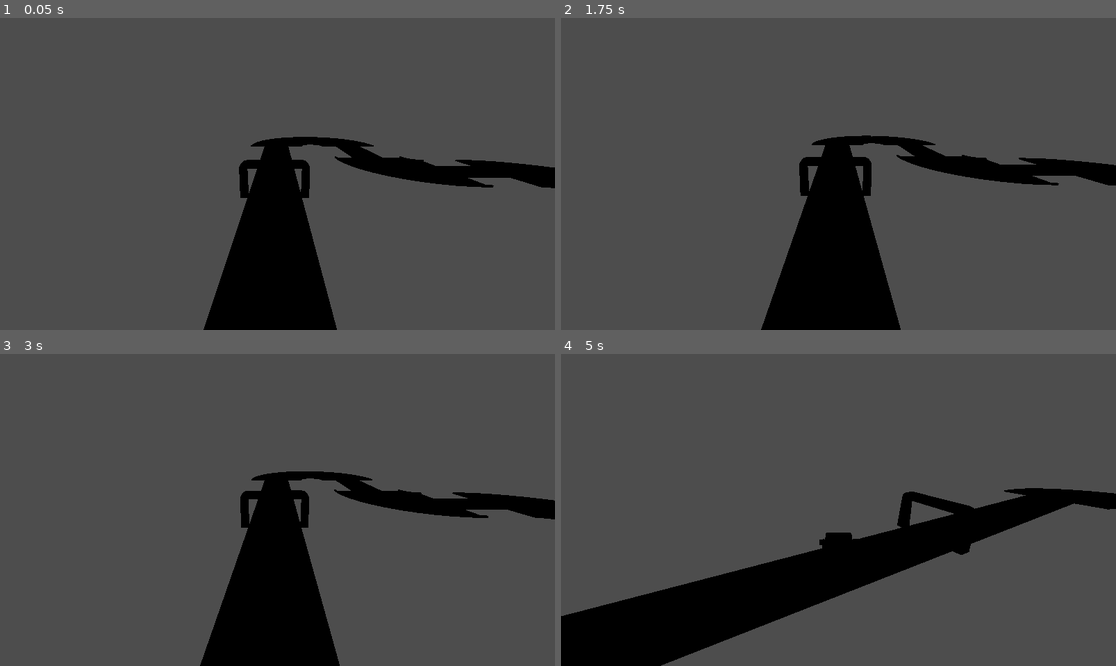
Above: before the commit, frames 1-4 (two rows, left to right).
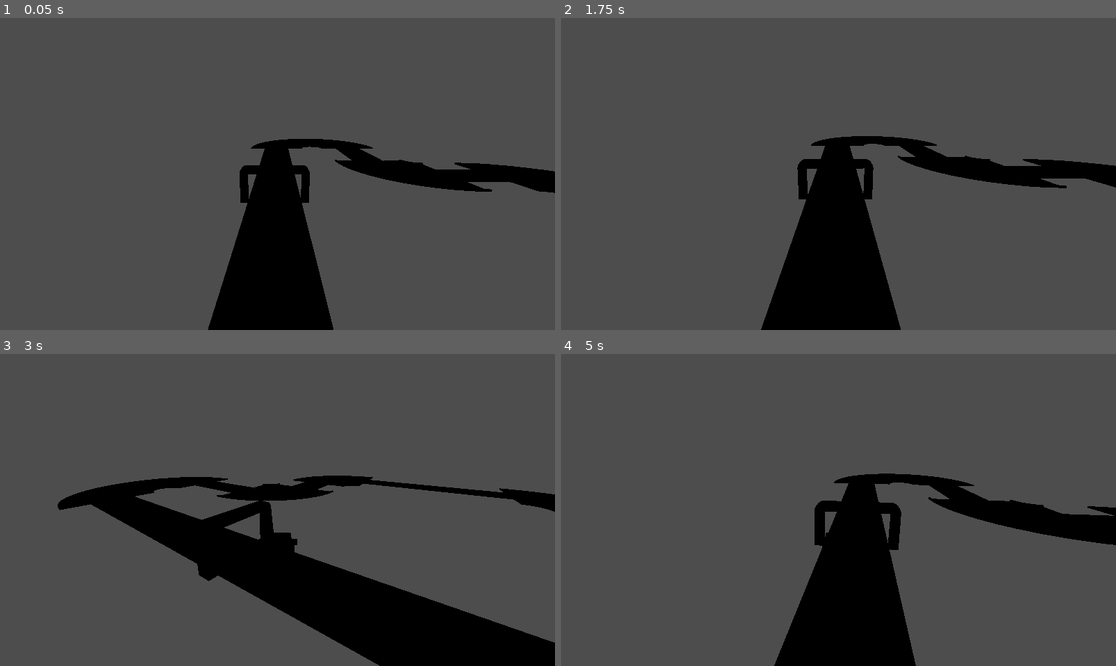
Above: after the commit, the same moments.

Repository: pGabrielVP/carro-godot
Game: Godot game, scene res://pista.tscn
The game is run twice, just before and just after one commit, with the same random seed, the same clock (stepped at 60 frames per second) and the same inputs. The project has no main scene, so this scene is started directly.
Inputs:
- Up to frame 1 (0.05 s): no input
- Up to frame 2 (1.75 s): tap Enter at 0.5 s; hold D (direita_arcade) 0.53-1.28 s; hold Q (acelerador_leve) 0.53-1.28 s; tap Space (embreagem) at 1.25 s; hold Down (marcha_baixo) from 1.28 s (still down); tap W (acelerador_medio) at 1.35 s
- Up to frame 3 (3 s): release Down (marcha_baixo) at 2.03 s; hold D (direita_arcade) 2.03-2.78 s; hold E (acelerador_pesado) 2.03-2.78 s; hold Up (marcha_cima) from 2.78 s (still down); tap Space (embreagem) at 2.85 s
- Up to frame 4 (5 s): release Up (marcha_cima) at 3.53 s; hold Shift (freio) 3.53-4.28 s; hold A (esquerda_arcade) from 3.53 s (still down); tap S (re_arcade) at 4.35 s

The runs differ from the first frame. In frame 1, 1.9% of the frame differs, in the area x 36-100%, y 38-100%; in frame 2, 0.6%; in frame 3, 21%; in frame 4, 22%, in the area x 0-100%, y 38-100%.

Commit message:
colisão
adiciona colisão na pista

Diff:
--- a/pista.tscn
+++ b/pista.tscn
@@ -13,19 +13,70 @@
 [ext_resource type="ArrayMesh" uid="uid://dxkprh834100i" path="res://pista/kenney_racing_kit/OBJ format/roadCornerLargeWallInner.obj" id="16_w8vk7"]
 
 [sub_resource type="ConvexPolygonShape3D" id="ConvexPolygonShape3D_4h2fr"]
-points = PackedVector3Array(-1.27587, 0.301618, 0.904955, -0.00549819, 0.575015, 1.09049, -0.10131, 0.0159787, 2.01548, -0.10131, -0.0158046, -0.0154753, -1.14885, 0.0159787, 2.01548, -1.2123, 0.682471, 0.93657, -1.14885, 0.0159787, -0.0154753, -0.0378617, 0.682471, 0.93657, -1.27587, -0.0158046, 1.09505, 0.0257143, -0.0158046, 1.09505, -1.17459, 0.660055, 1.08894, -0.196611, 0.0476936, -0.0154753, -0.0793221, 0.657821, 1.08833, -0.10131, -0.0158046, 2.01548, -0.196611, 0.0476936, 2.01548, -1.27587, 0.618973, 0.93657, 0.0257143, 0.58719, 0.93657, -1.02182, 0.682471, 0.904955, -1.05355, 0.0476936, -0.0154753, -1.05355, 0.0476936, 2.01548, -1.12514, 0, 0.0304929, -0.228335, 0.682471, 0.904955, 0.0257143, -0.0158046, 0.904955, -1.12514, 0, 1.96951, -1.27587, -0.0158046, 0.904955, -0.10131, 0.0159787, -0.0154753, -1.24199, 0.604102, 1.0901, -0.0411263, 0.632748, 1.08967, 0.0257143, 0.301618, 0.904955, -0.00613743, 0.650688, 0.93657)
+points = PackedVector3Array(-1.27587, 0.0793651, 0.904799, -1.11714, 0.492023, 1.09522, -1.11714, 0.492023, 0.936527, -1.27587, 0.492023, 1.09522, -1.11714, 0.0793651, 1.09522, -1.27587, 0.0793651, 1.09522, -1.11714, 0.0793651, 0.904799, -1.27587, 0.492023, 0.936527, -1.27587, 0.301528, 0.904799, -1.11714, 0.301528, 0.904799)
+
+[sub_resource type="ConvexPolygonShape3D" id="ConvexPolygonShape3D_u1bnx"]
+points = PackedVector3Array(-0.133016, 0.0793651, 0.904799, 0.0257143, 0.492023, 1.09522, 0.0257143, 0.492023, 0.936527, 0.0257143, 0.0793651, 0.904799, 0.0257143, 0.0793651, 1.09522, -0.13, 0.484183, 1.0916, -0.13, 0.0872055, 1.0916, -0.133016, 0.492023, 0.936527, 0.0257143, 0.301528, 0.904799, -0.133016, 0.301528, 0.904799)
+
+[sub_resource type="BoxShape3D" id="BoxShape3D_vrmrj"]
+size = Vector3(0.944061, 0.001, 1.98931)
 
 [sub_resource type="ConvexPolygonShape3D" id="ConvexPolygonShape3D_72ia2"]
 points = PackedVector3Array(0, 0, 2, -0.0817345, 0.02, 2, -1, 0, 2, 0, 0, 0, -0.918363, 0.02, 2, -0.0817345, 0.02, 0, -1, 0, 0, -0.918363, 0.02, 0)
 
+[sub_resource type="ConvexPolygonShape3D" id="ConvexPolygonShape3D_7whop"]
+points = PackedVector3Array(0, 0, 2, -0.0817345, 0.02, 2, -1, 0, 2, 0, 0, 0, -0.0817345, 0.02, 0, -0.918363, 0.02, 2, -1, 0, 0, -0.918363, 0.02, 0)
+
+[sub_resource type="ConvexPolygonShape3D" id="ConvexPolygonShape3D_ui43a"]
+points = PackedVector3Array(0, 0, 2, -0.0817345, 0.02, 2, -1, 0, 2, 0, 0, 0, -0.0817345, 0.02, 0, -0.918363, 0.02, 2, -1, 0, 0, -0.918363, 0.02, 0)
+
+[sub_resource type="ConvexPolygonShape3D" id="ConvexPolygonShape3D_0g0ry"]
+points = PackedVector3Array(-1.0002, 0, 0, -0.918559, 0.02, 0, 0, 0, 0, -2, 0, 0.999804, -0.0818324, 0.02, 0, -2, 0.02, 1.08144, -0.0980815, 0.02, 0.250392, -0.0172279, 0, 0.260963, -2, 0, 2, -2, 0.02, 1.91817, -0.14722, 0.02, 0.496476, -0.0683242, 0, 0.517424, -1.73904, 0, 1.98277, -1.74961, 0.02, 1.90192, -0.227878, 0.02, 0.733947, -0.15231, 0, 0.76527, -1.48258, 0, 1.93168, -1.50352, 0.02, 1.85278, -0.33888, 0.02, 0.959084, -0.268011, 0, 0.999804, -1.23473, 0, 1.84769, -1.26605, 0.02, 1.77212, -0.478269, 0.02, 1.16778, -0.413469, 0, 1.2175, -1.0002, 0, 1.73199, -1.04092, 0.02, 1.66112, -0.643696, 0.02, 1.3563, -0.585944, 0, 1.41406, -0.782498, 0, 1.58653, -0.832224, 0.02, 1.52173)
+
+[sub_resource type="ConvexPolygonShape3D" id="ConvexPolygonShape3D_3i42l"]
+points = PackedVector3Array(0, 0, 2, -0.0817345, 0.02, 2, -1, 0, 2, 0, 0, 0, -0.0817345, 0.02, 0, -0.918363, 0.02, 2, -1, 0, 0, -0.918363, 0.02, 0)
+
 [sub_resource type="ConvexPolygonShape3D" id="ConvexPolygonShape3D_ev7r8"]
-points = PackedVector3Array(0, 0, 2, -0.0817345, 0.02, 2, -1, 0, 2, 0, 0, 0, -0.0817345, 0.02, 0, -0.918363, 0.02, 2, -1, 0, 0, -0.918363, 0.02, 0)
+points = PackedVector3Array(-1.0002, 0, 0, -0.918559, 0.02, 0, 0, 0, 0, -2, 0, 0.999804, -0.0818324, 0.02, 0, -2, 0.02, 1.08144, -0.0980815, 0.02, 0.250392, -0.0172279, 0, 0.260963, -2, 0, 2, -2, 0.02, 1.91817, -0.14722, 0.02, 0.496476, -0.0683242, 0, 0.517424, -1.73904, 0, 1.98277, -1.74961, 0.02, 1.90192, -0.227878, 0.02, 0.733947, -0.15231, 0, 0.76527, -1.48258, 0, 1.93168, -1.50352, 0.02, 1.85278, -0.33888, 0.02, 0.959084, -0.268011, 0, 0.999804, -1.23473, 0, 1.84769, -1.26605, 0.02, 1.77212, -0.478269, 0.02, 1.16778, -0.413469, 0, 1.2175, -1.0002, 0, 1.73199, -1.04092, 0.02, 1.66112, -0.643696, 0.02, 1.3563, -0.585944, 0, 1.41406, -0.782498, 0, 1.58653, -0.832224, 0.02, 1.52173)
 
 [sub_resource type="ConvexPolygonShape3D" id="ConvexPolygonShape3D_kl7rc"]
-points = PackedVector3Array(-1.01587, 0.0158761, -0.0154753, 0.031746, 0.0158761, 2.01548, 0.031746, -0.0158668, 2.01548, 0.031746, 0.0158761, -0.0154753, -0.920504, 0.047619, 2.01548, -1.01587, -0.0158668, 2.01548, 0.031746, -0.0158668, -0.0154753, -0.06352, 0.047619, -0.0154753, -1.01587, -0.0158668, -0.0154753, -0.06352, 0.047619, 2.01548, -0.920504, 0.047619, -0.0154753, -1.01587, 0.0158761, 2.01548)
+points = PackedVector3Array(-1.0002, 0, 0, -0.918559, 0.02, 0, 0, 0, 0, -2, 0, 0.999804, -0.0818324, 0.02, 0, -2, 0.02, 1.08144, -0.0980815, 0.02, 0.250392, -0.0172279, 0, 0.260963, -2, 0, 2, -2, 0.02, 1.91817, -0.14722, 0.02, 0.496476, -0.0683242, 0, 0.517424, -1.73904, 0, 1.98277, -1.74961, 0.02, 1.90192, -0.227878, 0.02, 0.733947, -0.15231, 0, 0.76527, -1.48258, 0, 1.93168, -1.50352, 0.02, 1.85278, -0.33888, 0.02, 0.959084, -0.268011, 0, 0.999804, -1.23473, 0, 1.84769, -1.26605, 0.02, 1.77212, -0.478269, 0.02, 1.16778, -0.413469, 0, 1.2175, -1.0002, 0, 1.73199, -1.04092, 0.02, 1.66112, -0.643696, 0.02, 1.3563, -0.585944, 0, 1.41406, -0.782498, 0, 1.58653, -0.832224, 0.02, 1.52173)
+
+[sub_resource type="ConvexPolygonShape3D" id="ConvexPolygonShape3D_wrf54"]
+points = PackedVector3Array(-1, 0, 0, -1, 0, 1, -0.918363, 0.02, 0, 0, 0, 0, -0.918363, 0.02, 1, 0, 0, 1, -0.0817345, 0.02, 0, -0.0817345, 0.02, 1)
+
+[sub_resource type="ConvexPolygonShape3D" id="ConvexPolygonShape3D_xnlpg"]
+points = PackedVector3Array(-1.0002, 0, 0, -0.918559, 0.02, 0, 0, 0, 0, -2, 0, 0.999804, -0.0818324, 0.02, 0, -2, 0.02, 1.08144, -0.0980815, 0.02, 0.250392, -0.0172279, 0, 0.260963, -2, 0, 2, -2, 0.02, 1.91817, -0.14722, 0.02, 0.496476, -0.0683242, 0, 0.517424, -1.73904, 0, 1.98277, -1.74961, 0.02, 1.90192, -0.227878, 0.02, 0.733947, -0.15231, 0, 0.76527, -1.48258, 0, 1.93168, -1.50352, 0.02, 1.85278, -0.33888, 0.02, 0.959084, -0.268011, 0, 0.999804, -1.23473, 0, 1.84769, -1.26605, 0.02, 1.77212, -0.478269, 0.02, 1.16778, -0.413469, 0, 1.2175, -1.0002, 0, 1.73199, -1.04092, 0.02, 1.66112, -0.643696, 0.02, 1.3563, -0.585944, 0, 1.41406, -0.782498, 0, 1.58653, -0.832224, 0.02, 1.52173)
+
+[sub_resource type="ConvexPolygonShape3D" id="ConvexPolygonShape3D_jpm3q"]
+points = PackedVector3Array(0, 0, 2, -0.0817345, 0.02, 2, -1, 0, 2, 0, 0, 0, -0.0817345, 0.02, 0, -0.918363, 0.02, 2, -1, 0, 0, -0.918363, 0.02, 0)
+
+[sub_resource type="ConvexPolygonShape3D" id="ConvexPolygonShape3D_k2voo"]
+points = PackedVector3Array(0, 0, 2, -0.0817345, 0.02, 2, -1, 0, 2, 0, 0, 0, -0.0817345, 0.02, 0, -0.918363, 0.02, 2, -1, 0, 0, -0.918363, 0.02, 0)
+
+[sub_resource type="ConvexPolygonShape3D" id="ConvexPolygonShape3D_vrmrj"]
+points = PackedVector3Array(-1.0002, 0, 0, -0.918559, 0.02, 0, 0, 0, 0, -2, 0, 0.999804, -0.0818324, 0.02, 0, -2, 0.02, 1.08144, -0.0980815, 0.02, 0.250392, -0.0172279, 0, 0.260963, -2, 0, 2, -2, 0.02, 1.91817, -0.14722, 0.02, 0.496476, -0.0683242, 0, 0.517424, -1.73904, 0, 1.98277, -1.74961, 0.02, 1.90192, -0.227878, 0.02, 0.733947, -0.15231, 0, 0.76527, -1.48258, 0, 1.93168, -1.50352, 0.02, 1.85278, -0.33888, 0.02, 0.959084, -0.268011, 0, 0.999804, -1.23473, 0, 1.84769, -1.26605, 0.02, 1.77212, -0.478269, 0.02, 1.16778, -0.413469, 0, 1.2175, -1.0002, 0, 1.73199, -1.04092, 0.02, 1.66112, -0.643696, 0.02, 1.3563, -0.585944, 0, 1.41406, -0.782498, 0, 1.58653, -0.832224, 0.02, 1.52173)
+
+[sub_resource type="ConvexPolygonShape3D" id="ConvexPolygonShape3D_cyce6"]
+points = PackedVector3Array(0, 0, 2, -0.0817345, 0.02, 2, -1, 0, 2, 0, 0, 0, -0.0817345, 0.02, 0, -0.918363, 0.02, 2, -1, 0, 0, -0.918363, 0.02, 0)
+
+[sub_resource type="ConvexPolygonShape3D" id="ConvexPolygonShape3D_m6g6j"]
+points = PackedVector3Array(-1.0002, 0, 0, -0.918559, 0.02, 0, 0, 0, 0, -2, 0, 0.999804, -0.0818324, 0.02, 0, -2, 0.02, 1.08144, -0.0980815, 0.02, 0.250392, -0.0172279, 0, 0.260963, -2, 0, 2, -2, 0.02, 1.91817, -0.14722, 0.02, 0.496476, -0.0683242, 0, 0.517424, -1.73904, 0, 1.98277, -1.74961, 0.02, 1.90192, -0.227878, 0.02, 0.733947, -0.15231, 0, 0.76527, -1.48258, 0, 1.93168, -1.50352, 0.02, 1.85278, -0.33888, 0.02, 0.959084, -0.268011, 0, 0.999804, -1.23473, 0, 1.84769, -1.26605, 0.02, 1.77212, -0.478269, 0.02, 1.16778, -0.413469, 0, 1.2175, -1.0002, 0, 1.73199, -1.04092, 0.02, 1.66112, -0.643696, 0.02, 1.3563, -0.585944, 0, 1.41406, -0.782498, 0, 1.58653, -0.832224, 0.02, 1.52173)
+
+[sub_resource type="ConvexPolygonShape3D" id="ConvexPolygonShape3D_w8vk7"]
+points = PackedVector3Array(-1.0002, 0, 0, -0.918559, 0.02, 0, 0, 0, 0, -2, 0, 0.999804, -0.0818324, 0.02, 0, -2, 0.02, 1.08144, -0.0980815, 0.02, 0.250392, -0.0172279, 0, 0.260963, -2, 0, 2, -2, 0.02, 1.91817, -0.14722, 0.02, 0.496476, -0.0683242, 0, 0.517424, -1.73904, 0, 1.98277, -1.74961, 0.02, 1.90192, -0.227878, 0.02, 0.733947, -0.15231, 0, 0.76527, -1.48258, 0, 1.93168, -1.50352, 0.02, 1.85278, -0.33888, 0.02, 0.959084, -0.268011, 0, 0.999804, -1.23473, 0, 1.84769, -1.26605, 0.02, 1.77212, -0.478269, 0.02, 1.16778, -0.413469, 0, 1.2175, -1.0002, 0, 1.73199, -1.04092, 0.02, 1.66112, -0.643696, 0.02, 1.3563, -0.585944, 0, 1.41406, -0.782498, 0, 1.58653, -0.832224, 0.02, 1.52173)
+
+[sub_resource type="ConvexPolygonShape3D" id="ConvexPolygonShape3D_x437j"]
+points = PackedVector3Array(-1, 0, 0, -1, 0, 1, -0.918363, 0.02, 0, 0, 0, 0, -0.918363, 0.02, 1, 0, 0, 1, -0.0817345, 0.02, 0, -0.0817345, 0.02, 1)
+
+[sub_resource type="ConvexPolygonShape3D" id="ConvexPolygonShape3D_6asuv"]
+points = PackedVector3Array(-1.0002, 0, 0, -0.918559, 0.02, 0, 0, 0, 0, -2, 0, 0.999804, -0.0818324, 0.02, 0, -2, 0.02, 1.08144, -0.0980815, 0.02, 0.250392, -0.0172279, 0, 0.260963, -2, 0, 2, -2, 0.02, 1.91817, -0.14722, 0.02, 0.496476, -0.0683242, 0, 0.517424, -1.73904, 0, 1.98277, -1.74961, 0.02, 1.90192, -0.227878, 0.02, 0.733947, -0.15231, 0, 0.76527, -1.48258, 0, 1.93168, -1.50352, 0.02, 1.85278, -0.33888, 0.02, 0.959084, -0.268011, 0, 0.999804, -1.23473, 0, 1.84769, -1.26605, 0.02, 1.77212, -0.478269, 0.02, 1.16778, -0.413469, 0, 1.2175, -1.0002, 0, 1.73199, -1.04092, 0.02, 1.66112, -0.643696, 0.02, 1.3563, -0.585944, 0, 1.41406, -0.782498, 0, 1.58653, -0.832224, 0.02, 1.52173)
 
 [sub_resource type="ConvexPolygonShape3D" id="ConvexPolygonShape3D_gtj4b"]
 points = PackedVector3Array(0, 0, 2, -0.0817345, 0.02, 2, -1, 0, 2, 0, 0, 0, -0.918363, 0.02, 2, -0.0817345, 0.02, 0, -1, 0, 0, -0.918363, 0.02, 0)
+
+[sub_resource type="ConvexPolygonShape3D" id="ConvexPolygonShape3D_7qyhe"]
+points = PackedVector3Array(0, 0.499996, 2, -0.0817345, 0.52, 2, -1, 0.499996, 2, 0, 0, 0, -0.0817345, 0.019953, 0, -0.918363, 0.52, 2, -1, 0, 0, -0.918363, 0.019953, 0)
 
 [sub_resource type="ConvexPolygonShape3D" id="ConvexPolygonShape3D_o7umk"]
 points = PackedVector3Array(-1, 0, 0, -1, 0, 1, -0.918363, 0.02, 0, 0, 0, 0, -0.918363, 0.02, 1, 0, 0, 1, -0.0817345, 0.02, 0, -0.0817345, 0.02, 1)
@@ -38,9 +89,15 @@
 
 [node name="StaticBody3D" type="StaticBody3D" parent="RoadStart"]
 
+[node name="CollisionShape3D3" type="CollisionShape3D" parent="RoadStart/StaticBody3D"]
+shape = SubResource("ConvexPolygonShape3D_4h2fr")
+
+[node name="CollisionShape3D5" type="CollisionShape3D" parent="RoadStart/StaticBody3D"]
+shape = SubResource("ConvexPolygonShape3D_u1bnx")
+
 [node name="CollisionShape3D" type="CollisionShape3D" parent="RoadStart/StaticBody3D"]
-shape = SubResource("ConvexPolygonShape3D_4h2fr")
-debug_fill = false
+transform = Transform3D(1, 0, 0, 0, 1, 0, 0, 0, 1, -0.615, 0.00995759, 1.00187)
+shape = SubResource("BoxShape3D_vrmrj")
 
 [node name="RoadStartPositions1" type="MeshInstance3D" parent="."]
 transform = Transform3D(3, 0, 0, 0, 3, 0, 0, 0, 3, -0.39, 0, -5.997)
@@ -62,7 +119,7 @@
 [node name="StaticBody3D" type="StaticBody3D" parent="RoadStraightLong"]
 
 [node name="CollisionShape3D" type="CollisionShape3D" parent="RoadStraightLong/StaticBody3D"]
-shape = SubResource("ConvexPolygonShape3D_ev7r8")
+shape = SubResource("ConvexPolygonShape3D_7whop")
 
 [node name="RoadStraightLong2" type="MeshInstance3D" parent="."]
 transform = Transform3D(3, 0, 0, 0, 3, 0, 0, 0, 3, -0.392546, 0, 11.992)
@@ -71,12 +128,17 @@
 [node name="StaticBody3D" type="StaticBody3D" parent="RoadStraightLong2"]
 
 [node name="CollisionShape3D" type="CollisionShape3D" parent="RoadStraightLong2/StaticBody3D"]
-shape = SubResource("ConvexPolygonShape3D_kl7rc")
+shape = SubResource("ConvexPolygonShape3D_ui43a")
 
 [node name="RoadCornerLarge" type="MeshInstance3D" parent="."]
 transform = Transform3D(3, 0, 0, 0, 3, 0, 0, 0, 3, -0.394278, 0, 17.96)
 mesh = ExtResource("7_kl7rc")
 
+[node name="StaticBody3D" type="StaticBody3D" parent="RoadCornerLarge"]
+
+[node name="CollisionShape3D" type="CollisionShape3D" parent="RoadCornerLarge/StaticBody3D"]
+shape = SubResource("ConvexPolygonShape3D_0g0ry")
+
 [node name="RoadCornerLargeSand" type="MeshInstance3D" parent="."]
 transform = Transform3D(3, 0, 0, 0, 3, 0, 0, 0, 3, -0.401386, -0.00182939, 17.9615)
 mesh = ExtResource("13_k2voo")
@@ -97,10 +159,20 @@
 transform = Transform3D(3, 0, 0, 0, 3, 0, 0, 0, 3, -9.38591, -0.000359774, 11.9569)
 mesh = ExtResource("6_ev7r8")
 
+[node name="StaticBody3D" type="StaticBody3D" parent="RoadStraightLong3"]
+
+[node name="CollisionShape3D" type="CollisionShape3D" parent="RoadStraightLong3/StaticBody3D"]
+shape = SubResource("ConvexPolygonShape3D_3i42l")
+
 [node name="RoadCornerLarge2" type="MeshInstance3D" parent="."]
 transform = Transform3D(-1.31134e-07, 0, -3, 0, 3, 0, 3, 0, -1.31134e-07, -6.38849, 0, 23.9568)
 mesh = ExtResource("7_kl7rc")
 
+[node name="StaticBody3D" type="StaticBody3D" parent="RoadCornerLarge2"]
+
+[node name="CollisionShape3D" type="CollisionShape3D" parent="RoadCornerLarge2/StaticBody3D"]
+shape = SubResource("ConvexPolygonShape3D_ev7r8")
+
 [node name="RoadCornerLargeSand2" type="MeshInstance3D" parent="."]
 transform = Transform3D(-1.31134e-07, 0, -3, 0, 3, 0, 3, 0, -1.31134e-07, -6.36452, -0.00316262, 23.9459)
 mesh = ExtResource("13_k2voo")
@@ -120,6 +192,11 @@
 [node name="RoadCornerLarge3" type="MeshInstance3D" parent="."]
 transform = Transform3D(-1.31134e-07, 0, 3, 0, 3, 0, -3, 0, -1.31134e-07, -15.384, 0, 5.964)
 mesh = ExtResource("7_kl7rc")
+
+[node name="StaticBody3D" type="StaticBody3D" parent="RoadCornerLarge3"]
+
+[node name="CollisionShape3D" type="CollisionShape3D" parent="RoadCornerLarge3/StaticBody3D"]
+shape = SubResource("ConvexPolygonShape3D_kl7rc")
 
 [node name="RoadCornerLargeSand3" type="MeshInstance3D" parent="."]
 transform = Transform3D(-1.31134e-07, 0, 3, 0, 3, 0, -3, 0, -1.31134e-07, -15.3838, 0.00011158, 5.97527)
@@ -141,10 +218,20 @@
 transform = Transform3D(-1.31134e-07, 0, 3, 0, 3, 0, -3, 0, -1.31134e-07, -18.383, 0, 5.965)
 mesh = ExtResource("14_7whop")
 
+[node name="StaticBody3D" type="StaticBody3D" parent="RoadStraight"]
+
+[node name="CollisionShape3D" type="CollisionShape3D" parent="RoadStraight/StaticBody3D"]
+shape = SubResource("ConvexPolygonShape3D_wrf54")
+
 [node name="RoadCornerLarge4" type="MeshInstance3D" parent="."]
 transform = Transform3D(-1.31134e-07, 0, -3, 0, 3, 0, 3, 0, -1.31134e-07, -18.375, 0, 8.963)
 mesh = ExtResource("7_kl7rc")
 
+[node name="StaticBody3D" type="StaticBody3D" parent="RoadCornerLarge4"]
+
+[node name="CollisionShape3D" type="CollisionShape3D" parent="RoadCornerLarge4/StaticBody3D"]
+shape = SubResource("ConvexPolygonShape3D_xnlpg")
+
 [node name="RoadCornerLargeSand4" type="MeshInstance3D" parent="."]
 transform = Transform3D(-1.31134e-07, 0, -3, 0, 3, 0, 3, 0, -1.31134e-07, -18.375, 0, 8.959)
 mesh = ExtResource("13_k2voo")
@@ -165,14 +252,29 @@
 transform = Transform3D(3, 0, 0, 0, 3, 0, 0, 0, 3, -21.373, 0, -3.037)
 mesh = ExtResource("6_ev7r8")
 
+[node name="StaticBody3D" type="StaticBody3D" parent="RoadStraightLong5"]
+
+[node name="CollisionShape3D" type="CollisionShape3D" parent="RoadStraightLong5/StaticBody3D"]
+shape = SubResource("ConvexPolygonShape3D_jpm3q")
+
 [node name="RoadStraightLong6" type="MeshInstance3D" parent="."]
 transform = Transform3D(3, 0, 0, 0, 3, 0, 0, 0, 3, -21.373, 0, -9.035)
 mesh = ExtResource("6_ev7r8")
 
+[node name="StaticBody3D" type="StaticBody3D" parent="RoadStraightLong6"]
+
+[node name="CollisionShape3D" type="CollisionShape3D" parent="RoadStraightLong6/StaticBody3D"]
+shape = SubResource("ConvexPolygonShape3D_k2voo")
+
 [node name="RoadCornerLarge5" type="MeshInstance3D" parent="."]
 transform = Transform3D(-1.31134e-07, 0, 3, 0, 3, 0, -3, 0, -1.31134e-07, -6.379, 0, -30.032)
 mesh = ExtResource("7_kl7rc")
 
+[node name="StaticBody3D" type="StaticBody3D" parent="RoadCornerLarge5"]
+
+[node name="CollisionShape3D" type="CollisionShape3D" parent="RoadCornerLarge5/StaticBody3D"]
+shape = SubResource("ConvexPolygonShape3D_vrmrj")
+
 [node name="RoadCornerLargeSand5" type="MeshInstance3D" parent="."]
 transform = Transform3D(-1.31134e-07, 0, 3, 0, 3, 0, -3, 0, -1.31134e-07, -6.381, 0, -30.025)
 mesh = ExtResource("13_k2voo")
@@ -193,10 +295,20 @@
 transform = Transform3D(3, 0, 0, 0, 3, 0, 0, 0, 3, -9.376, 0, -24.034)
 mesh = ExtResource("6_ev7r8")
 
+[node name="StaticBody3D" type="StaticBody3D" parent="RoadStraightLong4"]
+
+[node name="CollisionShape3D" type="CollisionShape3D" parent="RoadStraightLong4/StaticBody3D"]
+shape = SubResource("ConvexPolygonShape3D_cyce6")
+
 [node name="RoadCornerLarge6" type="MeshInstance3D" parent="."]
 transform = Transform3D(-3, 0, 2.62268e-07, 0, 3, 0, -2.62268e-07, 0, -3, -12.376, 0, -24.033)
 mesh = ExtResource("7_kl7rc")
 
+[node name="StaticBody3D" type="StaticBody3D" parent="RoadCornerLarge6"]
+
+[node name="CollisionShape3D" type="CollisionShape3D" parent="RoadCornerLarge6/StaticBody3D"]
+shape = SubResource("ConvexPolygonShape3D_m6g6j")
+
 [node name="RoadCornerLargeSand6" type="MeshInstance3D" parent="."]
 transform = Transform3D(-3, 0, 2.62268e-07, 0, 3, 0, -2.62268e-07, 0, -3, -12.377, 0, -24.029)
 mesh = ExtResource("13_k2voo")
@@ -216,6 +328,11 @@
 [node name="RoadCornerLarge7" type="MeshInstance3D" parent="."]
 transform = Transform3D(3, 0, 0, 0, 3, 0, 0, 0, 3, -9.378, 0, -18.034)
 mesh = ExtResource("7_kl7rc")
+
+[node name="StaticBody3D" type="StaticBody3D" parent="RoadCornerLarge7"]
+
+[node name="CollisionShape3D" type="CollisionShape3D" parent="RoadCornerLarge7/StaticBody3D"]
+shape = SubResource("ConvexPolygonShape3D_w8vk7")
 
 [node name="RoadCornerLargeSand7" type="MeshInstance3D" parent="."]
 transform = Transform3D(3, 0, 0, 0, 3, 0, 0, 0, 3, -9.378, 0, -18.043)
@@ -237,9 +354,19 @@
 transform = Transform3D(-1.31134e-07, 0, 3, 0, 3, 0, -3, 0, -1.31134e-07, -18.378, 0, -15.035)
 mesh = ExtResource("14_7whop")
 
+[node name="StaticBody3D" type="StaticBody3D" parent="RoadStraight2"]
+
+[node name="CollisionShape3D" type="CollisionShape3D" parent="RoadStraight2/StaticBody3D"]
+shape = SubResource("ConvexPolygonShape3D_x437j")
+
 [node name="RoadCornerLarge8" type="MeshInstance3D" parent="."]
 transform = Transform3D(-3, 0, -2.62268e-07, 0, 3, 0, 2.62268e-07, 0, -3, -24.375, 0, -9.034)
 mesh = ExtResource("7_kl7rc")
+
+[node name="StaticBody3D" type="StaticBody3D" parent="RoadCornerLarge8"]
+
+[node name="CollisionShape3D" type="CollisionShape3D" parent="RoadCornerLarge8/StaticBody3D"]
+shape = SubResource("ConvexPolygonShape3D_6asuv")
 
 [node name="RoadCornerLargeSand8" type="MeshInstance3D" parent="."]
 transform = Transform3D(-3, 0, -2.62268e-07, 0, 3, 0, 2.62268e-07, 0, -3, -24.373, 0, -9.028)
@@ -270,6 +397,11 @@
 transform = Transform3D(3, 0, 0, 0, 3, 0, 0, 0, 3, -0.38, 0, -24.037)
 mesh = ExtResource("4_3i42l")
 
+[node name="StaticBody3D" type="StaticBody3D" parent="RoadRampLong"]
+
+[node name="CollisionShape3D" type="CollisionShape3D" parent="RoadRampLong/StaticBody3D"]
+shape = SubResource("ConvexPolygonShape3D_7qyhe")
+
 [node name="RoadStraight3" type="MeshInstance3D" parent="."]
 transform = Transform3D(3, 0, 0, 0, 3, 0, 0, 0, 3, -0.39, 0, -14.996)
 mesh = ExtResource("14_7whop")
@@ -280,4 +412,4 @@
 shape = SubResource("ConvexPolygonShape3D_o7umk")
 
 [node name="Carro" parent="." instance=ExtResource("11_4h2fr")]
-transform = Transform3D(1, 0, 0, 0, 1, 0, 0, 0, 1, -2.06236, 1.35383, -0.760311)
+transform = Transform3D(1, 0, 0, 0, 1, 0, 0, 0, 1, -2.06236, 1.64126, -0.760311)
Not shown: 1 places in pista.tscn that only renumber resources
